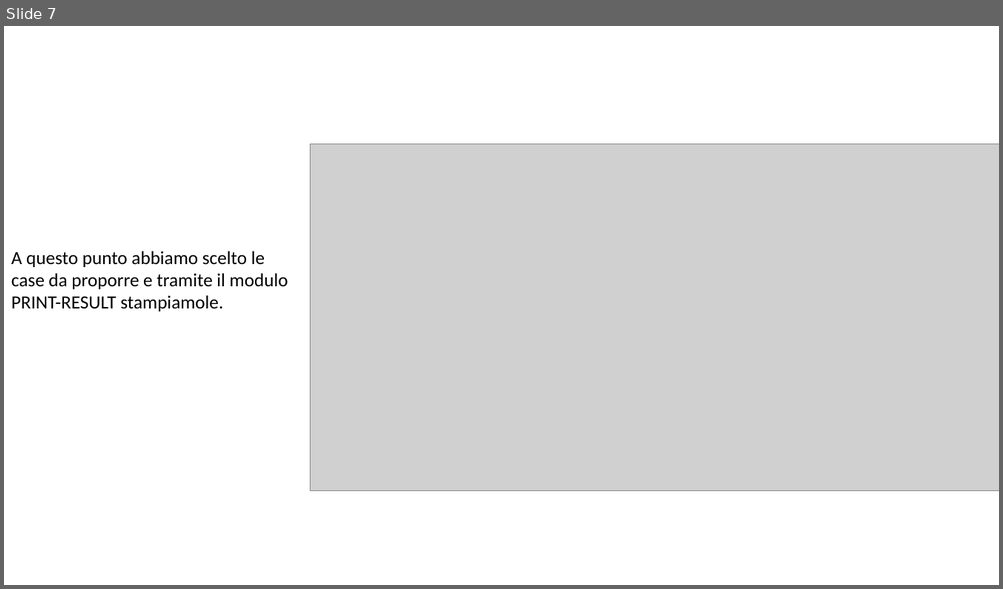
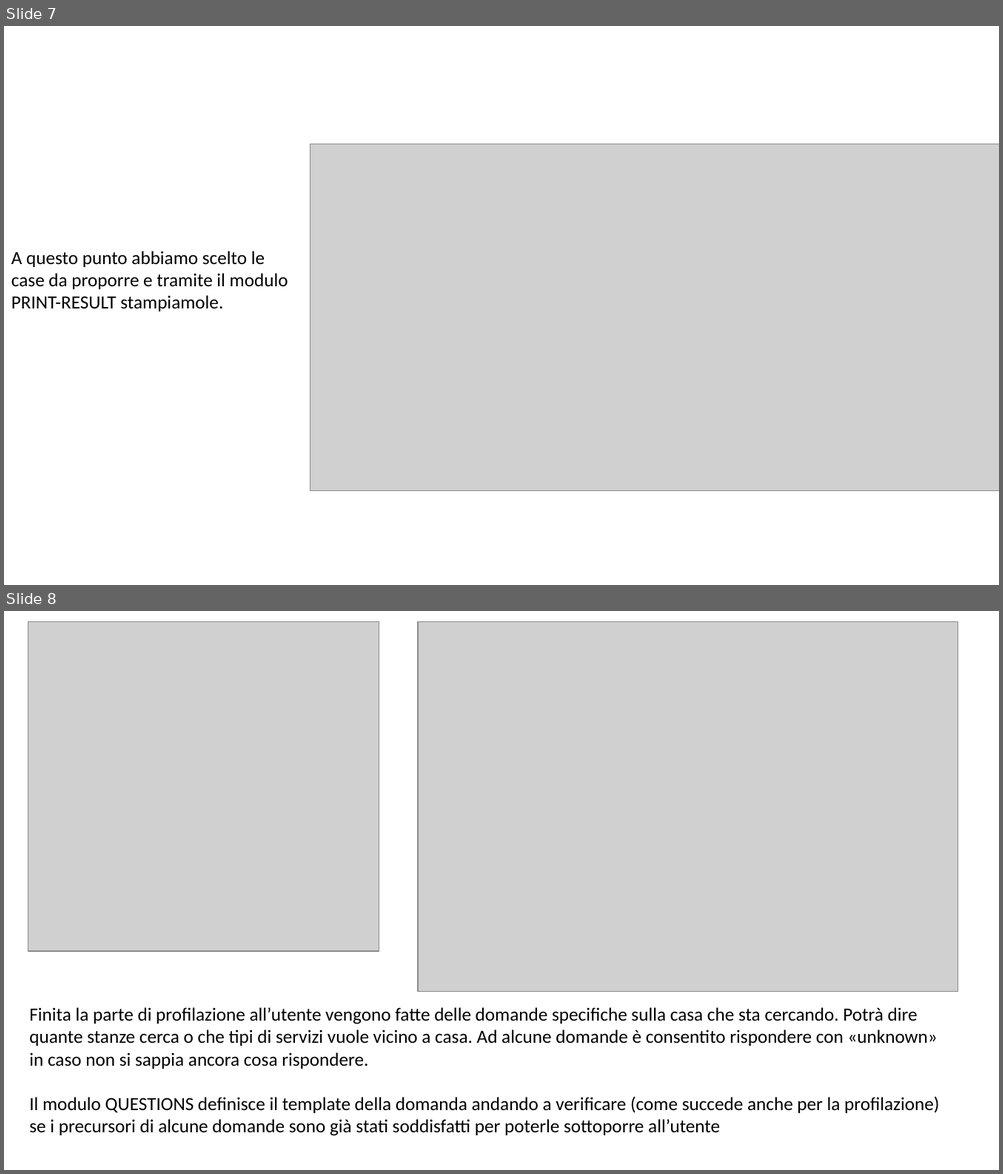
Before and after one commit to giargiapower/prolog-clingo-clips-soar, a slide deck: Presentazioni/Presentazione_Clips.pptx. Shown one above the other, each under a label of ours: slide 7 before the commit, slides 7 and 8 after it. The pictures are 1003x589 and 1003x1174 pixels, drawn with LibreOffice and Linux fonts; fonts in the diff are those of the drawing; grey boxes stand for pictures. Boxes give left, top, right and bottom in pixels: in the first picture for what was removed or moved away, otherwise in the second. Text is boxed around its words. In the diff, an @@ line names an element or a change of style, - is before the commit and + after.

```diff
--- a/Presentazioni/Presentazione_Clips.pptx
+++ b/Presentazioni/Presentazione_Clips.pptx
@@ slide 8 added at (4,611,999,1170), background #FFFFFF @@
@@ picture added at (28,622,378,952) @@
@@ picture added at (418,622,959,992) @@
@@ text added at (29,1008,939,1136), 18 pt, text #000000 @@
+Finita la parte di profilazione all’utente vengono fatte delle domande specifiche sulla casa che sta cercando. Potrà dire quante stanze cerca o che tipi di servizi vuole vicino a casa. Ad alcune domande è consentito rispondere con «unknown» in caso non si sappia ancora cosa rispondere.
+Il modulo QUESTIONS definisce il template della domanda andando a verificare (come succede anche per la profilazione) se i precursori di alcune domande sono già stati soddisfatti per poterle sottoporre all’utente
```
Also in this commit, not shown: 1 slide changed, 3 other slides added, 4 slides removed.
